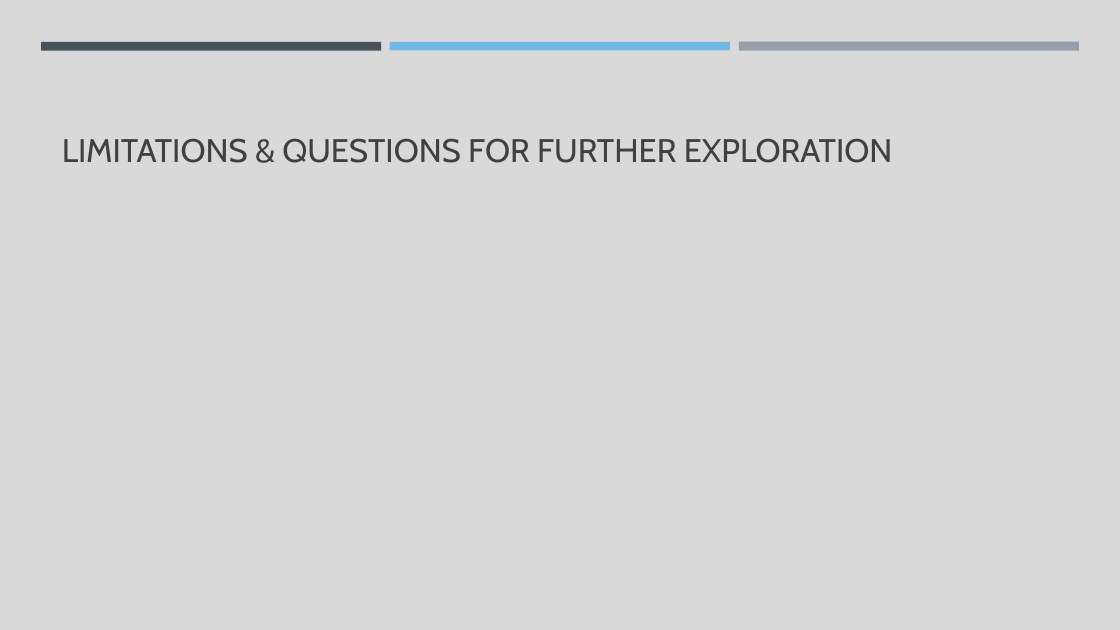
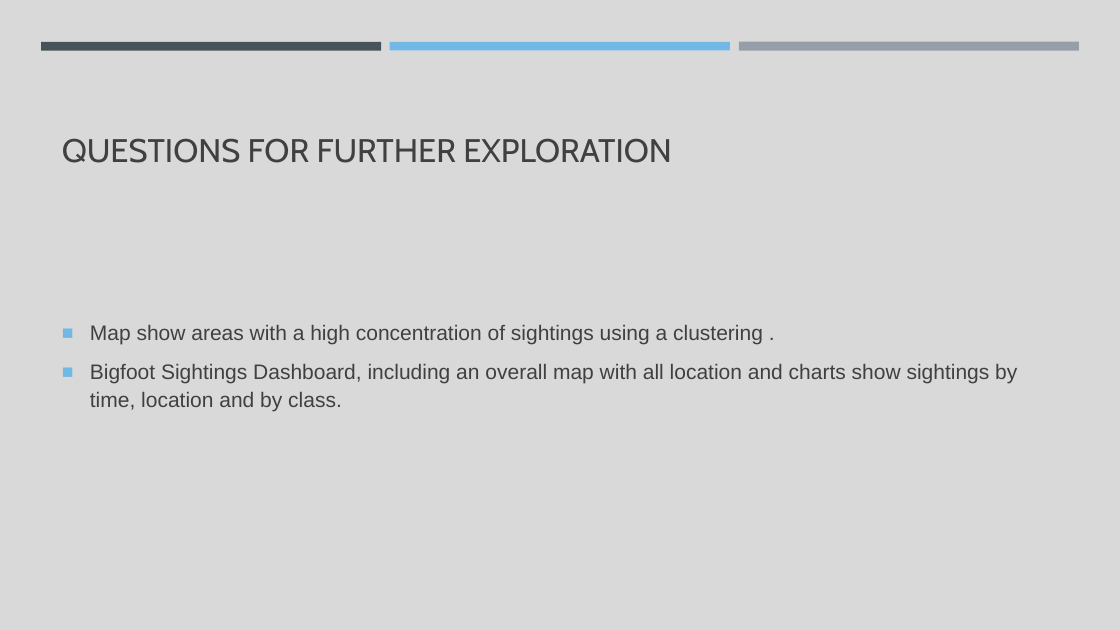
Before and after one commit to CBPher24/Where_has_bigfoot_been, a slide deck: slide 19 of Team 3.pptx (slide 14 before the commit). Drawn at 1120x630 pixels with LibreOffice and Linux fonts; fonts in the diff are those of the drawing. Boxes give left, top, right and bottom in pixels: in the first picture for what was removed or moved away, otherwise in the second. Text is boxed around its words. In the diff, an @@ line names an element or a change of style, - is before the commit and + after.

```diff
--- a/Team 3.pptx
+++ b/Team 3.pptx
@@ title at (62,138,672,163): text changed @@
-LIMITATIONS & QUESTIONS FOR FURTHER EXPLORATION
+QUESTIONS FOR FURTHER EXPLORATION
@@ text added at (90,325,1017,412), 18 pt, text #404040 @@
+■ Map show areas with a high concentration of sightings using a clustering .
+■ Bigfoot Sightings Dashboard, including an overall map with all location and charts show sightings by time, location and by class.
```
Also in this commit, not shown: 7 other slides changed, 10 slides added, 4 slides removed, 4 other files.
